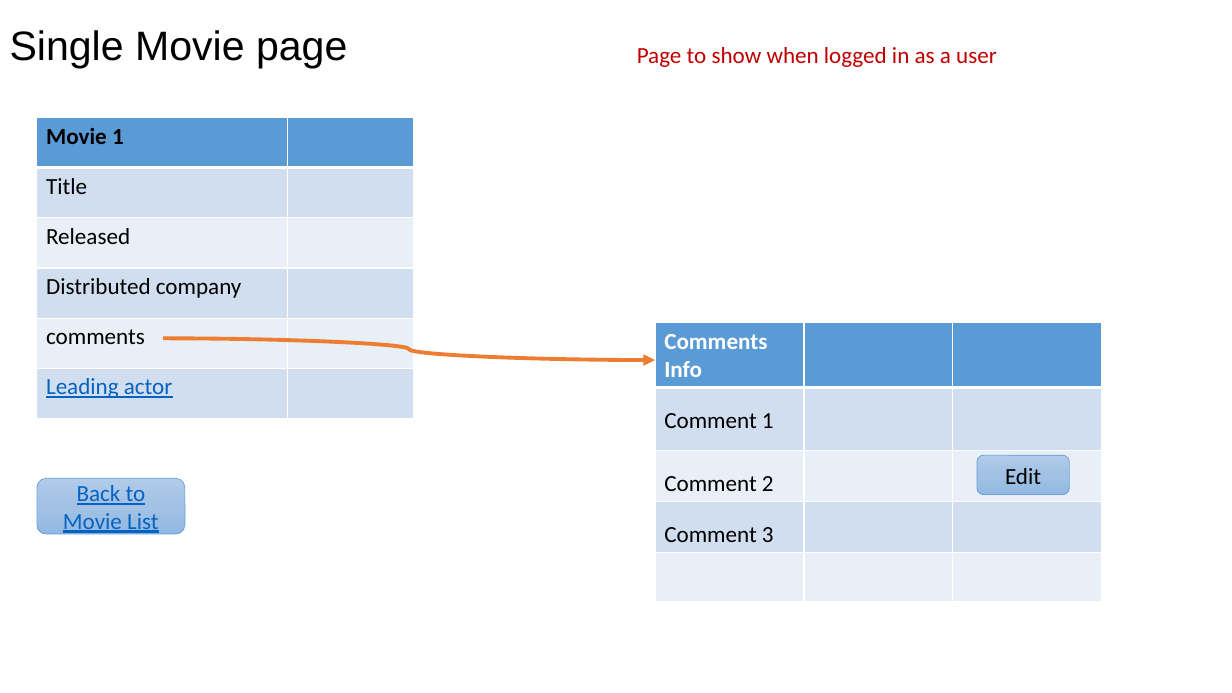
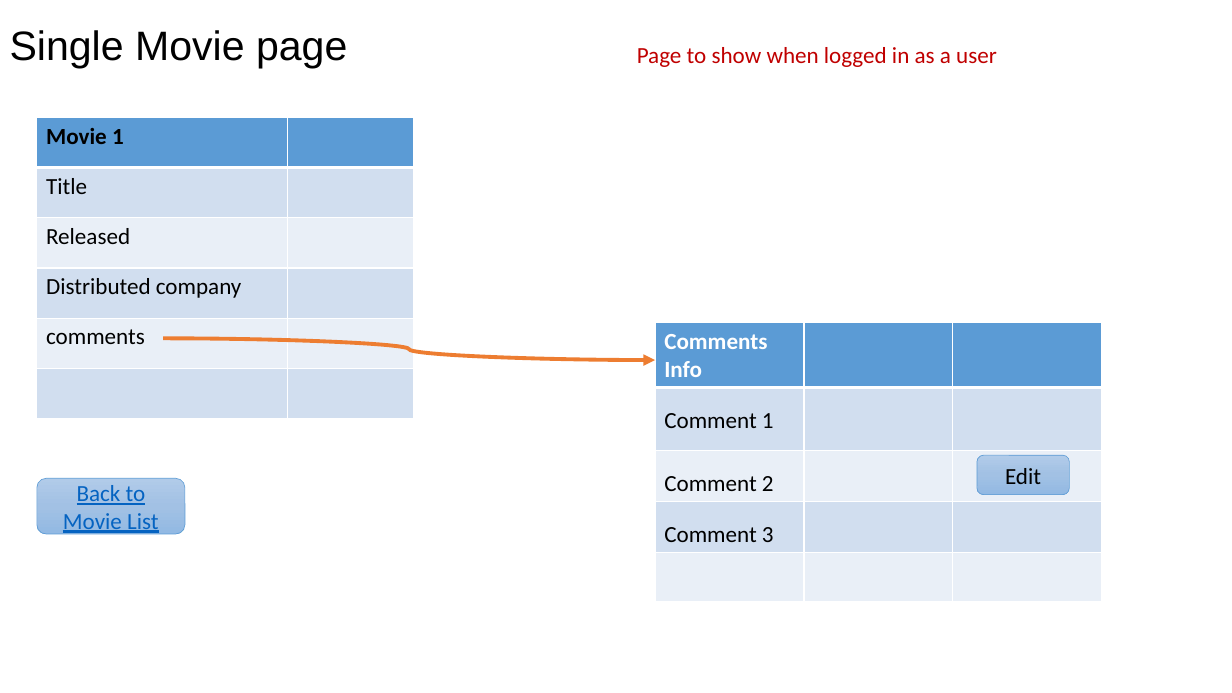
Before and after one commit to Shih-ChunHuang/Frontend-webService, a slide deck: slide 3 of 304-UI.pptx. Drawn at 1232x693 pixels with LibreOffice and Linux fonts; fonts in the diff are those of the drawing. Boxes give left, top, right and bottom in pixels: in the first picture for what was removed or moved away, otherwise in the second. Text is boxed around its words. In the diff, an @@ line names an element or a change of style, - is before the commit and + after.

```diff
--- a/304-UI.pptx
+++ b/304-UI.pptx
@@ table at [37,117,413,419] @@
-row 6, column 1: Leading actor
+row 6, column 1: 
```
Also in this commit, not shown: 2 other slides changed.
